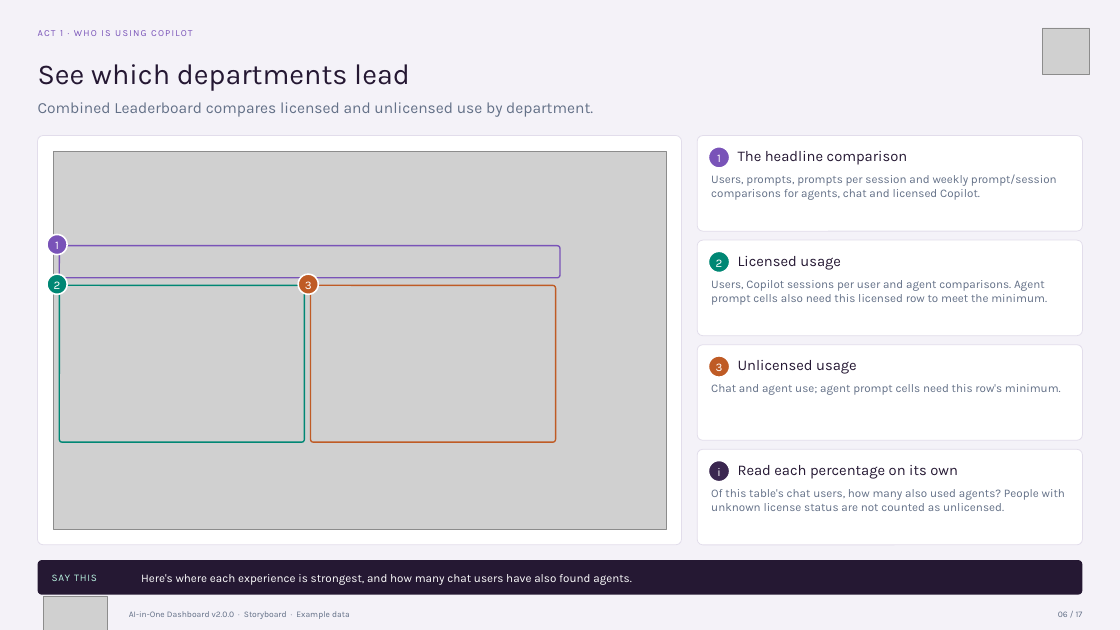
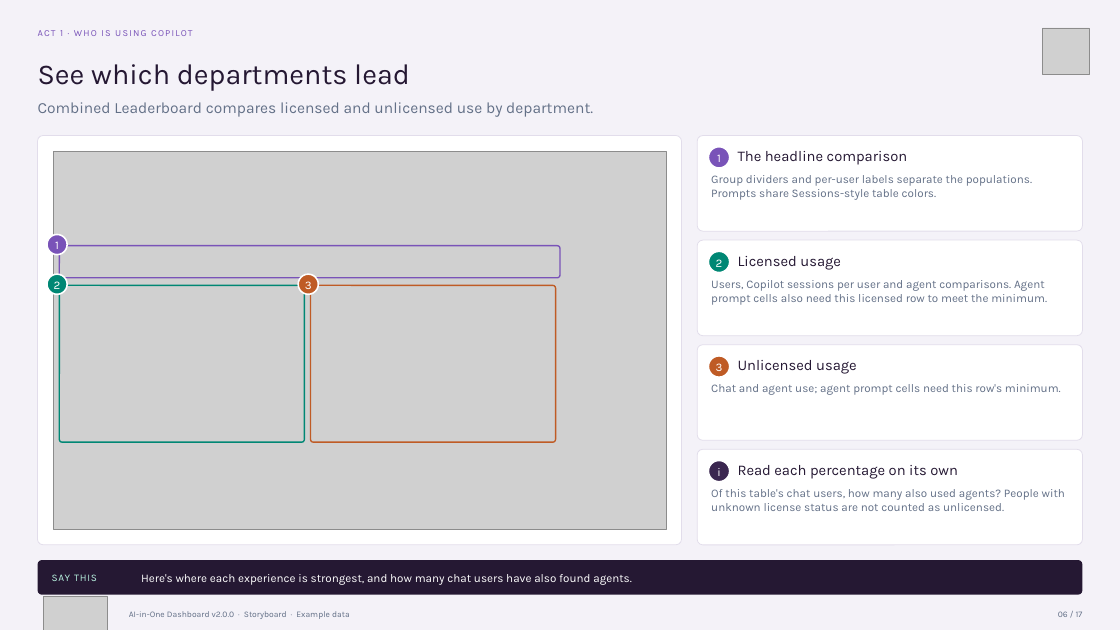
Before and after one commit to microsoft/AI-in-One-Dashboard, a slide deck: slide 6 of AI-in-One-v2.0.0-Storyboard.pptx. Drawn at 1120x630 pixels with LibreOffice and Linux fonts; fonts in the diff are those of the drawing; grey boxes stand for pictures. Boxes give left, top, right and bottom in pixels: in the first picture for what was removed or moved away, otherwise in the second. Text is boxed around its words. In the diff, an @@ line names an element or a change of style, - is before the commit and + after.

```diff
--- a/AI-in-One-v2.0.0-Storyboard.pptx
+++ b/AI-in-One-v2.0.0-Storyboard.pptx
@@ text at (x1=711, y1=175, x2=1032, y2=200): text changed @@
-Users, prompts, prompts per session and weekly prompt/session comparisons for agents, chat and licensed Copilot.
+Group dividers and per-user labels separate the populations. Prompts share Sessions-style table colors.
```
Also in this commit, not shown: 11 other slides changed, 28 other files.
